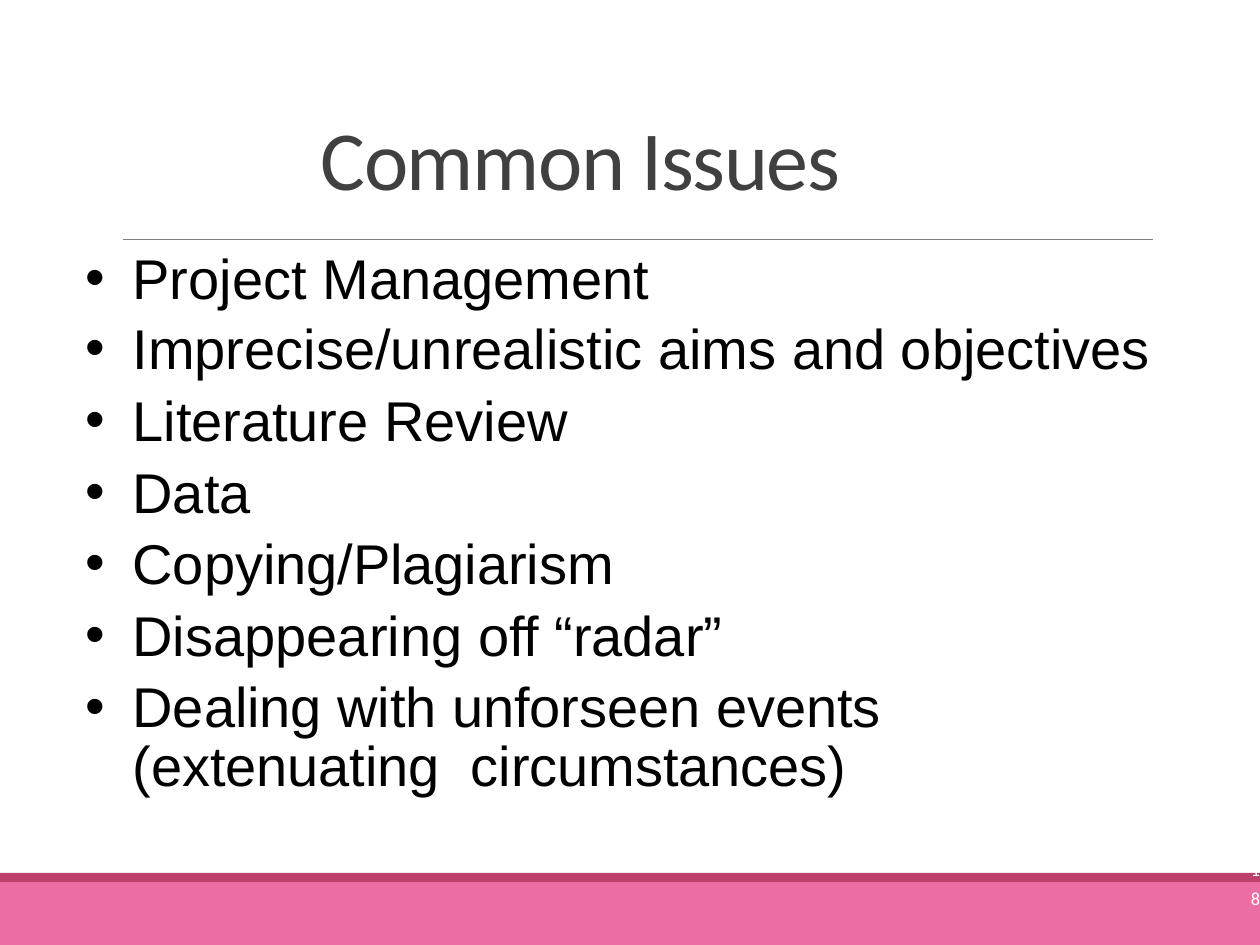
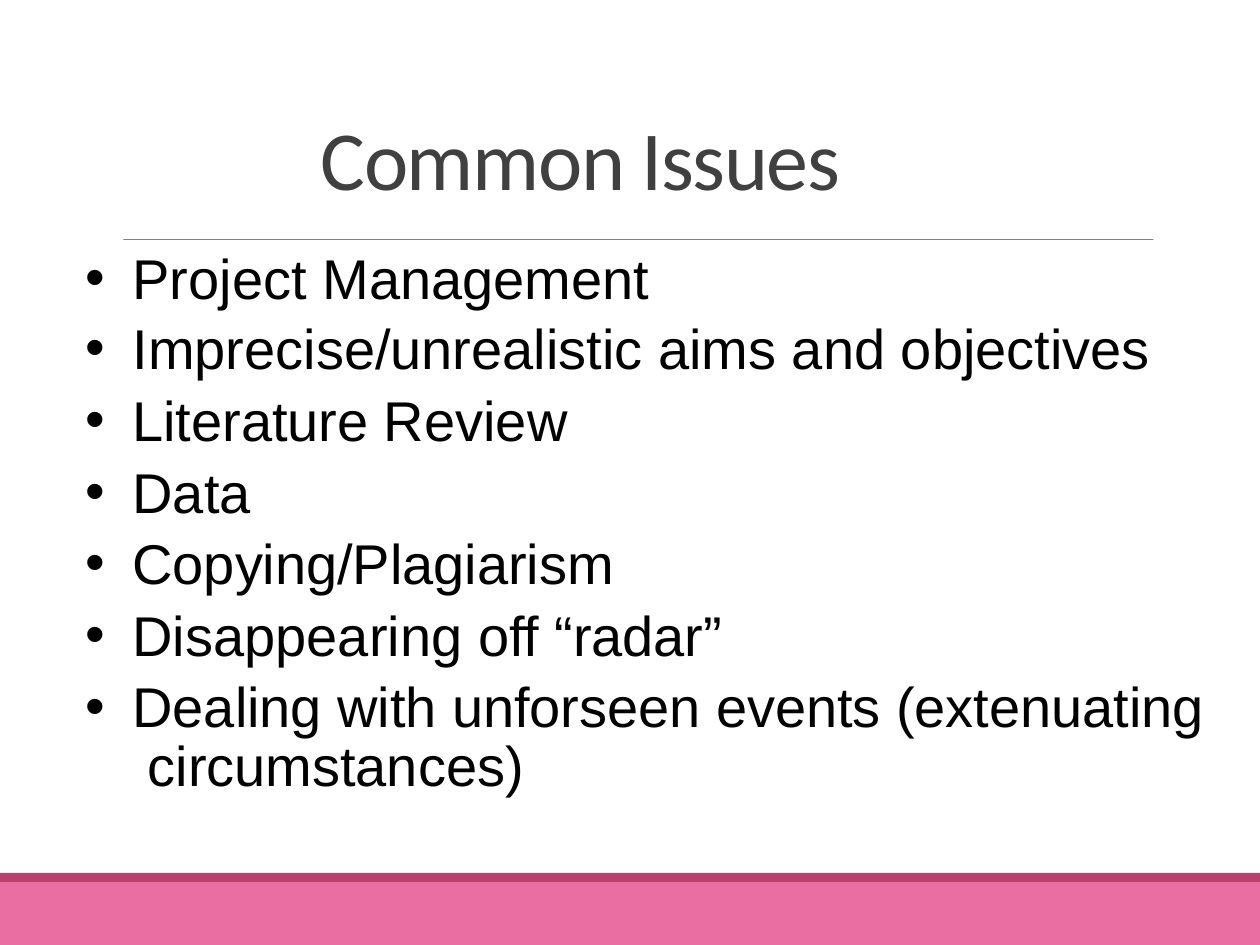
Before and after one commit to M4rk3h/uniWork, a slide deck: slide 18 of dissertation/lectures/Project Seminar 1 - Getting Started.pptx.pptx. Drawn at 1260x945 pixels with LibreOffice and Linux fonts; fonts in the diff are those of the drawing. Boxes give left, top, right and bottom in pixels: in the first picture for what was removed or moved away, otherwise in the second. Text is boxed around its words. In the diff, an @@ line names an element or a change of style, - is before the commit and + after.

```diff
--- a/dissertation/lectures/Project Seminar 1 - Getting Started.pptx.pptx
+++ b/dissertation/lectures/Project Seminar 1 - Getting Started.pptx.pptx
@@ text "Project Management" at [132, 258, 1203, 797]: indent changed @@
@@ page number removed at [1240, 864, 1260, 895] @@
-18
```
Also in this commit, not shown: 20 other slides changed, 1 slide added, 1 slide removed, 8 other files.
